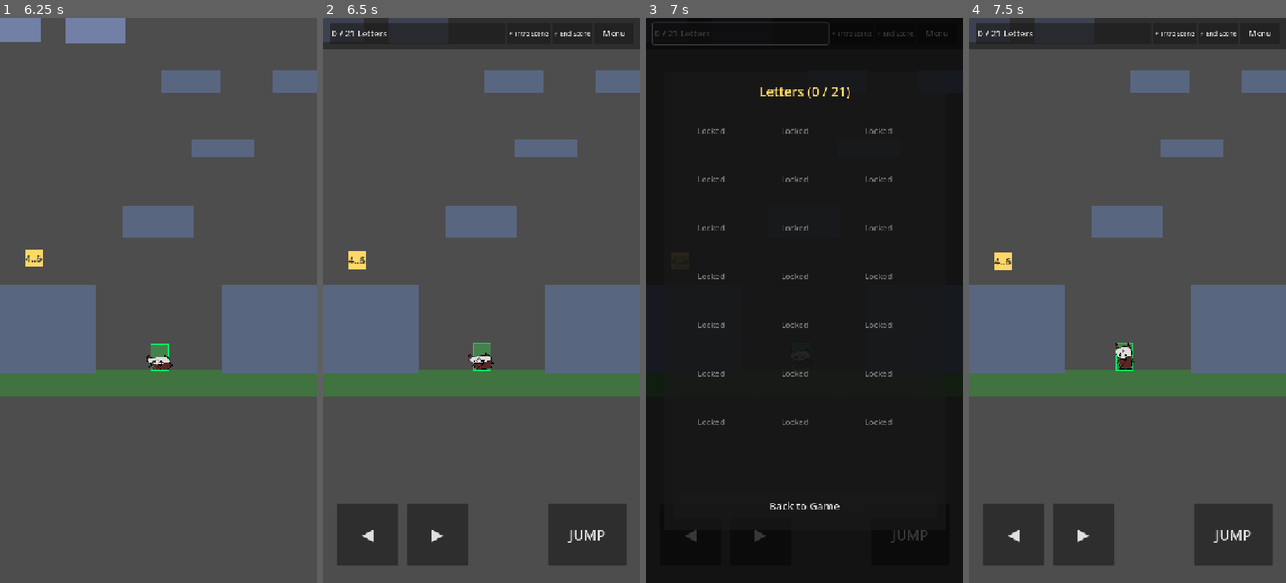
Above: before the commit, frames 1-4 (left to right).
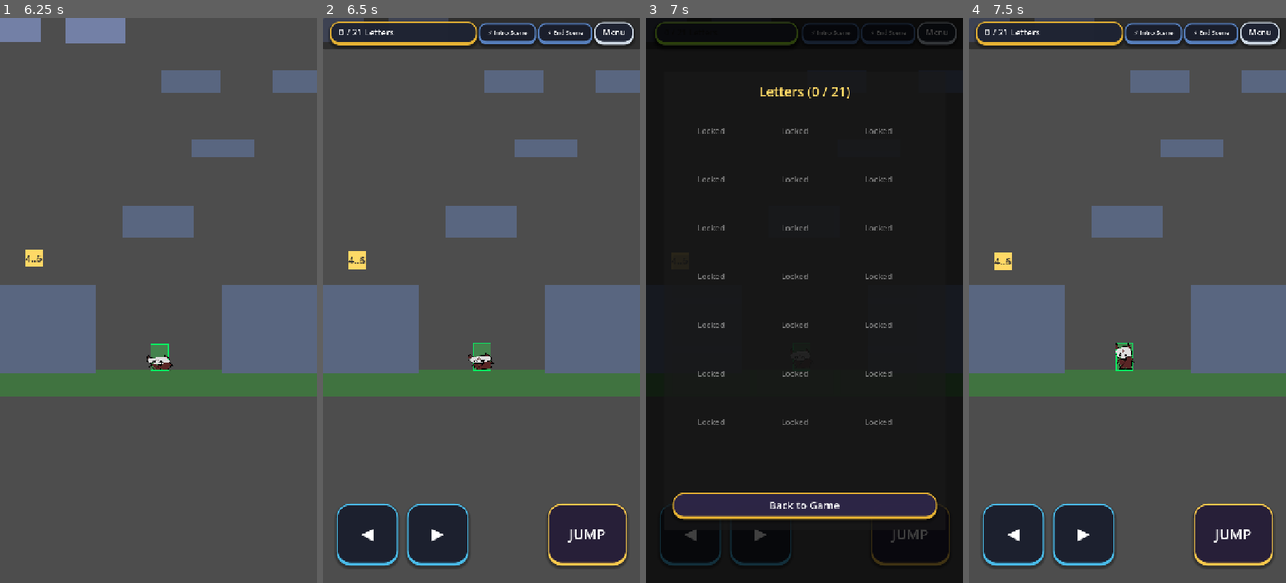
Above: after the commit, the same moments.

Repository: gimigkk/agustus-13
Game: Godot game, scene res://scenes/levels/test_level.tscn
Same seed, same stepped clock (60 frames per second), same inputs: the game is played once before the commit and once after it.
Inputs:
- Up to frame 1 (6.25 s): tap Enter at 0.5 s; hold Space (jump) 0.53-1.28 s; hold Right (move_right) 0.53-2.03 s; tap Space (jump) at 1.35, 1.52, 1.82, 2.85, 3.02, 3.32, 4.35, 4.52, 4.82, 5.85, 6.02 s; hold Left (move_left) 2.03-2.78 s; hold Space (jump) 2.03-2.78 s; hold Right (move_right) 2.78-4.28 s; hold Space (jump) 3.53-4.28 s; hold Left (move_left) 4.28-5.03 s; hold Right (move_right) 5.03-5.78 s; hold Space (jump) 5.03-5.78 s; hold Left (move_left) from 5.78 s (still down)
- Up to frame 2 (6.5 s): keep holding Left (move_left); tap Space (jump) at 6.32 s
- Up to frame 3 (7 s): release Left (move_left) at 6.5 s; click "0 / 21 Letters" at 6.5 s
- Up to frame 4 (7.5 s): click "Back to Game" at 7.25 s

Frame 1 is identical in both runs. In frame 2, 2.6% of the frame differs, in the area x 2-98%, y 0-98%; in frame 3, 5.4%, in the area x 1-98%, y 0-97%; in frame 4, 2.6%.

Commit message:
feat: implement AnimatedButton-inspired Fake 3D button theme for all GUI controls

Diff:
--- a/scenes/ui/hud.gd
+++ b/scenes/ui/hud.gd
@@ -1,4 +1,6 @@
 extends CanvasLayer
+
+const UIThemeHelper = preload("res://scenes/ui/ui_theme_helper.gd")
 
 ## HUD script managing in-game counter button, menu, debug triggers, and inventory modal
 @onready var control: Control = $Control
@@ -11,6 +13,16 @@
 func _ready() -> void:
 	if control:
 		control.show()
+
+	# Style buttons with Fake 3D / AnimatedButton look
+	if letter_counter_btn:
+		UIThemeHelper.apply_fake_3d_style(letter_counter_btn, Color(0.12, 0.14, 0.2, 0.95), Color(0.9, 0.7, 0.2, 1.0), Color(1.0, 0.85, 0.4, 1.0), Color(0.1, 0.1, 0.1, 1.0), Color(0.68, 1.0, 0.18, 1.0), 20)
+	if menu_btn:
+		UIThemeHelper.apply_fake_3d_style(menu_btn, Color(0.12, 0.14, 0.2, 0.95), Color(0.9, 0.95, 1.0, 0.9), Color(1.0, 1.0, 1.0, 1.0), Color(0.1, 0.1, 0.1, 1.0), Color(0.68, 1.0, 0.18, 1.0), 20)
+	if debug_intro_btn:
+		UIThemeHelper.apply_fake_3d_style(debug_intro_btn, Color(0.1, 0.12, 0.18, 0.85), Color(0.4, 0.6, 0.9, 0.8), Color(0.9, 0.95, 1.0, 1.0), Color(0.1, 0.1, 0.1, 1.0), Color(0.68, 1.0, 0.18, 1.0), 16)
+	if debug_end_btn:
+		UIThemeHelper.apply_fake_3d_style(debug_end_btn, Color(0.1, 0.12, 0.18, 0.85), Color(0.4, 0.6, 0.9, 0.8), Color(0.9, 0.95, 1.0, 1.0), Color(0.1, 0.1, 0.1, 1.0), Color(0.68, 1.0, 0.18, 1.0), 16)
 
 	var lm = get_node_or_null("/root/LetterManager")
 	var count: int = lm.get_collected_count() if lm else 0
--- a/scenes/ui/letter_inventory.gd
+++ b/scenes/ui/letter_inventory.gd
@@ -1,4 +1,6 @@
 extends CanvasLayer
+
+const UIThemeHelper = preload("res://scenes/ui/ui_theme_helper.gd")
 
 ## Letter Inventory modal - 3x7 Grid of 21 Letter slots
 @onready var control: Control = $Control
@@ -8,7 +10,9 @@
 
 func _ready() -> void:
 	control.hide()
-	close_btn.pressed.connect(hide_inventory)
+	if close_btn:
+		UIThemeHelper.apply_fake_3d_style(close_btn, Color(0.18, 0.15, 0.28, 0.95), Color(0.9, 0.7, 0.2, 1.0), Color(1.0, 0.85, 0.4, 1.0), Color(0.1, 0.1, 0.1, 1.0), Color(0.68, 1.0, 0.18, 1.0), 24)
+		close_btn.pressed.connect(hide_inventory)
 
 func open_inventory() -> void:
 	var lm = get_node_or_null("/root/LetterManager")
@@ -39,10 +43,12 @@
 
 		if is_collected:
 			card.text = "Letter #%d" % i
+			UIThemeHelper.apply_fake_3d_style(card, Color(0.12, 0.18, 0.24, 0.95), Color(0.3, 0.8, 1.0, 0.9), Color(1.0, 1.0, 1.0, 1.0), Color(0.1, 0.1, 0.1, 1.0), Color(0.68, 1.0, 0.18, 1.0), 18)
 			card.pressed.connect(_on_letter_clicked.bind(i))
 		else:
 			card.text = "Locked"
 			card.disabled = true
+			UIThemeHelper.apply_fake_3d_style(card, Color(0.1, 0.1, 0.12, 0.5), Color(0.3, 0.3, 0.35, 0.4), Color(0.2, 0.2, 0.2, 0.5), Color(0.5, 0.5, 0.5, 1.0), Color(0.5, 0.5, 0.5, 1.0), 18)
 
 		grid_container.add_child(card)
 
--- a/scenes/ui/letter_popup.gd
+++ b/scenes/ui/letter_popup.gd
@@ -1,4 +1,6 @@
 extends CanvasLayer
+
+const UIThemeHelper = preload("res://scenes/ui/ui_theme_helper.gd")
 
 ## Popup Modal displaying a single letter's decorated PNG content
 @onready var title_label: Label = $Control/Panel/MarginContainer/VBoxContainer/TitleLabel
@@ -9,7 +11,9 @@
 
 func _ready() -> void:
 	control.hide()
-	close_btn.pressed.connect(hide_popup)
+	if close_btn:
+		UIThemeHelper.apply_fake_3d_style(close_btn, Color(0.18, 0.15, 0.28, 0.95), Color(0.9, 0.7, 0.2, 1.0), Color(1.0, 0.85, 0.4, 1.0), Color(0.1, 0.1, 0.1, 1.0), Color(0.68, 1.0, 0.18, 1.0), 24)
+		close_btn.pressed.connect(hide_popup)
 
 ## Called from LetterInventory grid when a collected letter is clicked
 func show_letter(letter_id: int) -> void:
--- a/scenes/ui/main_menu.gd
+++ b/scenes/ui/main_menu.gd
@@ -1,4 +1,6 @@
 extends Control
+
+const UIThemeHelper = preload("res://scenes/ui/ui_theme_helper.gd")
 
 ## Main Menu script handling New Game and Continue flows
 @onready var btn_new_game: Button = $VBoxContainer/BtnNewGame
@@ -9,6 +11,12 @@
 	var sm = get_node_or_null("/root/SaveManager")
 	var has_save: bool = sm.has_save_data() if sm else false
 	btn_continue.disabled = not has_save
+
+	# Style buttons with Fake 3D / AnimatedButton look
+	if btn_continue:
+		UIThemeHelper.apply_fake_3d_style(btn_continue, Color(0.15, 0.18, 0.28, 0.95), Color(0.3, 0.8, 1.0, 0.9), Color(1.0, 1.0, 1.0, 1.0), Color(0.1, 0.1, 0.1, 1.0), Color(0.68, 1.0, 0.18, 1.0), 32)
+	if btn_new_game:
+		UIThemeHelper.apply_fake_3d_style(btn_new_game, Color(0.18, 0.15, 0.28, 0.95), Color(1.0, 0.8, 0.3, 0.9), Color(1.0, 0.9, 0.4, 1.0), Color(0.1, 0.1, 0.1, 1.0), Color(0.68, 1.0, 0.18, 1.0), 32)
 
 	btn_new_game.pressed.connect(_on_new_game_pressed)
 	btn_continue.pressed.connect(_on_continue_pressed)
--- a/scenes/ui/summit_celebration.gd
+++ b/scenes/ui/summit_celebration.gd
@@ -1,4 +1,6 @@
 extends CanvasLayer
+
+const UIThemeHelper = preload("res://scenes/ui/ui_theme_helper.gd")
 
 ## Summit Celebration Modal triggered when reaching the peak with all 21 letters
 @onready var panel: Control = $Control
@@ -9,8 +11,10 @@
 	if panel:
 		panel.show()
 	if album_btn:
+		UIThemeHelper.apply_fake_3d_style(album_btn, Color(0.15, 0.18, 0.28, 0.95), Color(1.0, 0.8, 0.3, 1.0), Color(1.0, 0.9, 0.4, 1.0), Color(0.1, 0.1, 0.1, 1.0), Color(0.68, 1.0, 0.18, 1.0), 24)
 		album_btn.pressed.connect(_on_album_pressed)
 	if menu_btn:
+		UIThemeHelper.apply_fake_3d_style(menu_btn, Color(0.12, 0.14, 0.2, 0.95), Color(0.9, 0.95, 1.0, 0.9), Color(1.0, 1.0, 1.0, 1.0), Color(0.1, 0.1, 0.1, 1.0), Color(0.68, 1.0, 0.18, 1.0), 24)
 		menu_btn.pressed.connect(_on_menu_pressed)
 
 func _on_album_pressed() -> void:
--- a/scenes/ui/touch_controls.gd
+++ b/scenes/ui/touch_controls.gd
@@ -1,4 +1,6 @@
 extends CanvasLayer
+
+const UIThemeHelper = preload("res://scenes/ui/ui_theme_helper.gd")
 
 ## Touch Controls script providing visual buttons and touch/mouse interaction
 @onready var control: Control = $Control
@@ -13,6 +15,14 @@
 		control.show()
 	if btn_jump:
 		initial_jump_pos = btn_jump.position
+
+	# Style buttons with Fake 3D / AnimatedButton look
+	if btn_left:
+		UIThemeHelper.apply_fake_3d_style(btn_left, Color(0.1, 0.12, 0.18, 0.9), Color(0.3, 0.8, 1.0, 0.9), Color(1.0, 1.0, 1.0, 1.0), Color(0.1, 0.1, 0.1, 1.0), Color(0.68, 1.0, 0.18, 1.0), 30)
+	if btn_right:
+		UIThemeHelper.apply_fake_3d_style(btn_right, Color(0.1, 0.12, 0.18, 0.9), Color(0.3, 0.8, 1.0, 0.9), Color(1.0, 1.0, 1.0, 1.0), Color(0.1, 0.1, 0.1, 1.0), Color(0.68, 1.0, 0.18, 1.0), 30)
+	if btn_jump:
+		UIThemeHelper.apply_fake_3d_style(btn_jump, Color(0.15, 0.12, 0.22, 0.95), Color(1.0, 0.8, 0.3, 1.0), Color(1.0, 0.9, 0.4, 1.0), Color(0.1, 0.1, 0.1, 1.0), Color(0.68, 1.0, 0.18, 1.0), 30)
 
 	# Connect button press and release signals to action triggers
 	btn_left.button_down.connect(func(): Input.action_press("move_left"))
--- /dev/null
+++ b/scenes/ui/ui_theme_helper.gd
@@ -0,0 +1,102 @@
+extends RefCounted
+class_name UIThemeHelper
+
+## Helper utility for styling Godot GUI Buttons with a modern Fake 3D / Animated Button look
+## Inspired by AnimatedButton.css
+
+static func apply_fake_3d_style(
+	button: Button,
+	primary_color: Color = Color(0.12, 0.14, 0.18, 0.95),
+	border_color: Color = Color(0.9, 0.95, 1.0, 0.9),
+	hover_bg_color: Color = Color(0.97, 0.98, 1.0, 1.0),
+	hover_text_color: Color = Color(0.06, 0.09, 0.16, 1.0),
+	active_border_color: Color = Color(0.68, 1.0, 0.18, 1.0), # greenyellow
+	corner_radius: int = 24
+) -> void:
+	if not is_instance_valid(button):
+		return
+
+	# 1. Normal Style (Sleek dark glass with 3D bottom bevel)
+	var normal_style := StyleBoxFlat.new()
+	normal_style.bg_color = primary_color
+	normal_style.set_corner_radius_all(corner_radius)
+	normal_style.border_width_left = 3
+	normal_style.border_width_top = 3
+	normal_style.border_width_right = 3
+	normal_style.border_width_bottom = 7
+	normal_style.border_color = border_color
+	normal_style.shadow_color = Color(0.0, 0.0, 0.0, 0.35)
+	normal_style.shadow_size = 6
+	normal_style.shadow_offset = Vector2(0, 4)
+	normal_style.content_margin_left = 20
+	normal_style.content_margin_right = 20
+	normal_style.content_margin_top = 10
+	normal_style.content_margin_bottom = 14
+
+	# 2. Hover Style (Inverted high-contrast highlight state)
+	var hover_style := StyleBoxFlat.new()
+	hover_style.bg_color = hover_bg_color
+	hover_style.set_corner_radius_all(corner_radius)
+	hover_style.border_width_left = 3
+	hover_style.border_width_top = 3
+	hover_style.border_width_right = 3
+	hover_style.border_width_bottom = 7
+	hover_style.border_color = Color(1.0, 1.0, 1.0, 1.0)
+	hover_style.shadow_color = Color(0.0, 0.0, 0.0, 0.45)
+	hover_style.shadow_size = 10
+	hover_style.shadow_offset = Vector2(0, 6)
+	hover_style.content_margin_left = 20
+	hover_style.content_margin_right = 20
+	hover_style.content_margin_top = 10
+	hover_style.content_margin_bottom = 14
+
+	# 3. Pressed Style (3D button pressed flat down with active greenyellow ring)
+	var pressed_style := StyleBoxFlat.new()
+	pressed_style.bg_color = primary_color
+	pressed_style.set_corner_radius_all(corner_radius)
+	pressed_style.border_width_left = 3
+	pressed_style.border_width_top = 3
+	pressed_style.border_width_right = 3
+	pressed_style.border_width_bottom = 3
+	pressed_style.border_color = active_border_color
+	pressed_style.shadow_color = Color(0.0, 0.0, 0.0, 0.2)
+	pressed_style.shadow_size = 2
+	pressed_style.shadow_offset = Vector2(0, 1)
+	pressed_style.content_margin_left = 20
+	pressed_style.content_margin_right = 20
+	pressed_style.content_margin_top = 14
+	pressed_style.content_margin_bottom = 10
+
+	# 4. Focus / Disabled Style
+	var focus_style := normal_style.duplicate() as StyleBoxFlat
+	focus_style.border_color = active_border_color
+
+	# Apply StyleBoxes
+	button.add_theme_stylebox_override("normal", normal_style)
+	button.add_theme_stylebox_override("hover", hover_style)
+	button.add_theme_stylebox_override("pressed", pressed_style)
+	button.add_theme_stylebox_override("focus", focus_style)
+
+	# Apply Typography Colors
+	button.add_theme_color_override("font_color", Color(1.0, 1.0, 1.0, 1.0))
+	button.add_theme_color_override("font_hover_color", hover_text_color)
+	button.add_theme_color_override("font_pressed_color", active_border_color)
+	button.add_theme_color_override("font_focus_color", Color(1.0, 1.0, 1.0, 1.0))
+
+	# Connect Press Micro-Scale Animations
+	if not button.is_connected("button_down", Callable(UIThemeHelper, "_on_btn_down").bind(button)):
+		button.button_down.connect(Callable(UIThemeHelper, "_on_btn_down").bind(button))
+	if not button.is_connected("button_up", Callable(UIThemeHelper, "_on_btn_up").bind(button)):
+		button.button_up.connect(Callable(UIThemeHelper, "_on_btn_up").bind(button))
+
+static func _on_btn_down(button: Button) -> void:
+	if is_instance_valid(button):
+		button.pivot_offset = button.size / 2.0
+		var tw := button.create_tween()
+		tw.tween_property(button, "scale", Vector2(0.95, 0.95), 0.08).set_trans(Tween.TRANS_QUAD).set_ease(Tween.EASE_OUT)
+
+static func _on_btn_up(button: Button) -> void:
+	if is_instance_valid(button):
+		button.pivot_offset = button.size / 2.0
+		var tw := button.create_tween()
+		tw.tween_property(button, "scale", Vector2(1.0, 1.0), 0.10).set_trans(Tween.TRANS_QUAD).set_ease(Tween.EASE_OUT)
